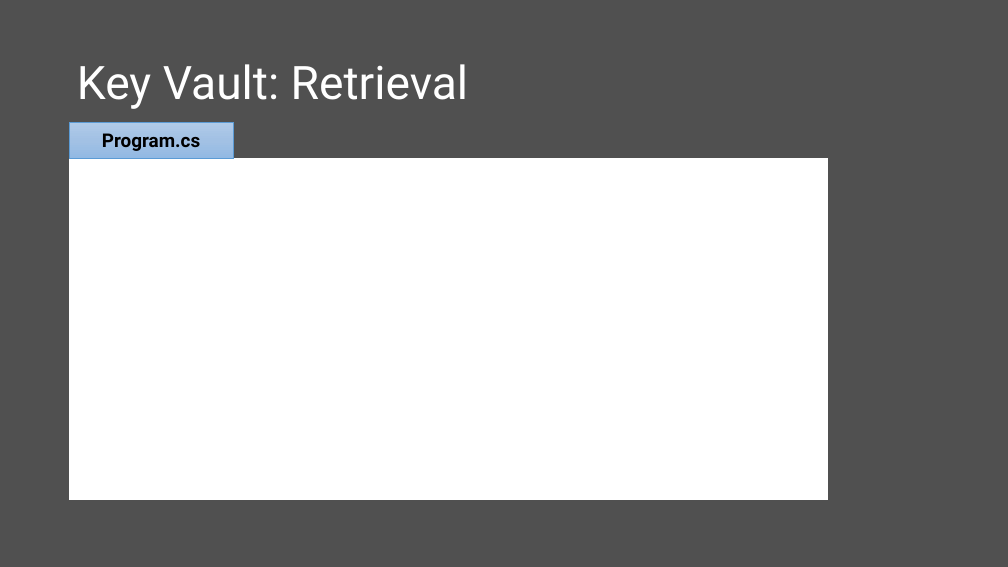
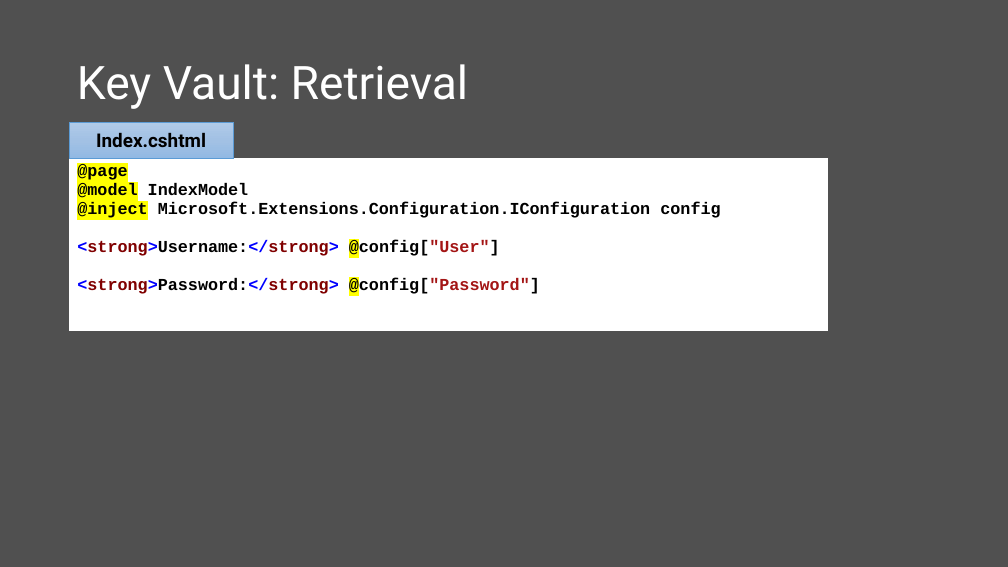
Before and after one commit to scottaddie/slide-decks, a slide deck: slide 12 of Protecting App Secrets.pptx. Drawn at 1008x567 pixels with LibreOffice and Linux fonts; fonts in the diff are those of the drawing. Boxes give left, top, right and bottom in pixels: in the first picture for what was removed or moved away, otherwise in the second. Text is boxed around its words. In the diff, an @@ line names an element or a change of style, - is before the commit and + after.

Commit message:
More Key Vault content

```diff
--- a/Protecting App Secrets.pptx
+++ b/Protecting App Secrets.pptx
@@ text in rectangle at (x1=96, y1=133, x2=206, y2=147): text changed @@
-Program.cs
+Index.cshtml
@@ table at (x1=70, y1=159, x2=827, y2=335) @@
+row 1: @page / @model IndexModel / @inject Microsoft.Extensions.Configuration.IConfiguration config / <strong>Username:</strong> @config["User"] / <strong>Password:</strong> @config["Password"]
-row 2: 
```
Also in this commit, not shown: 2 other slides changed.
